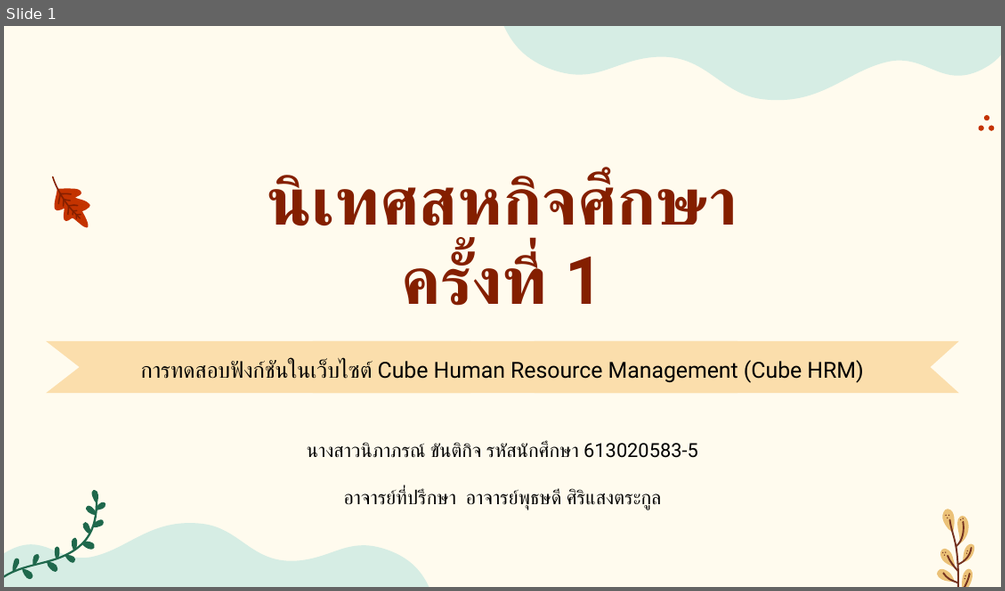
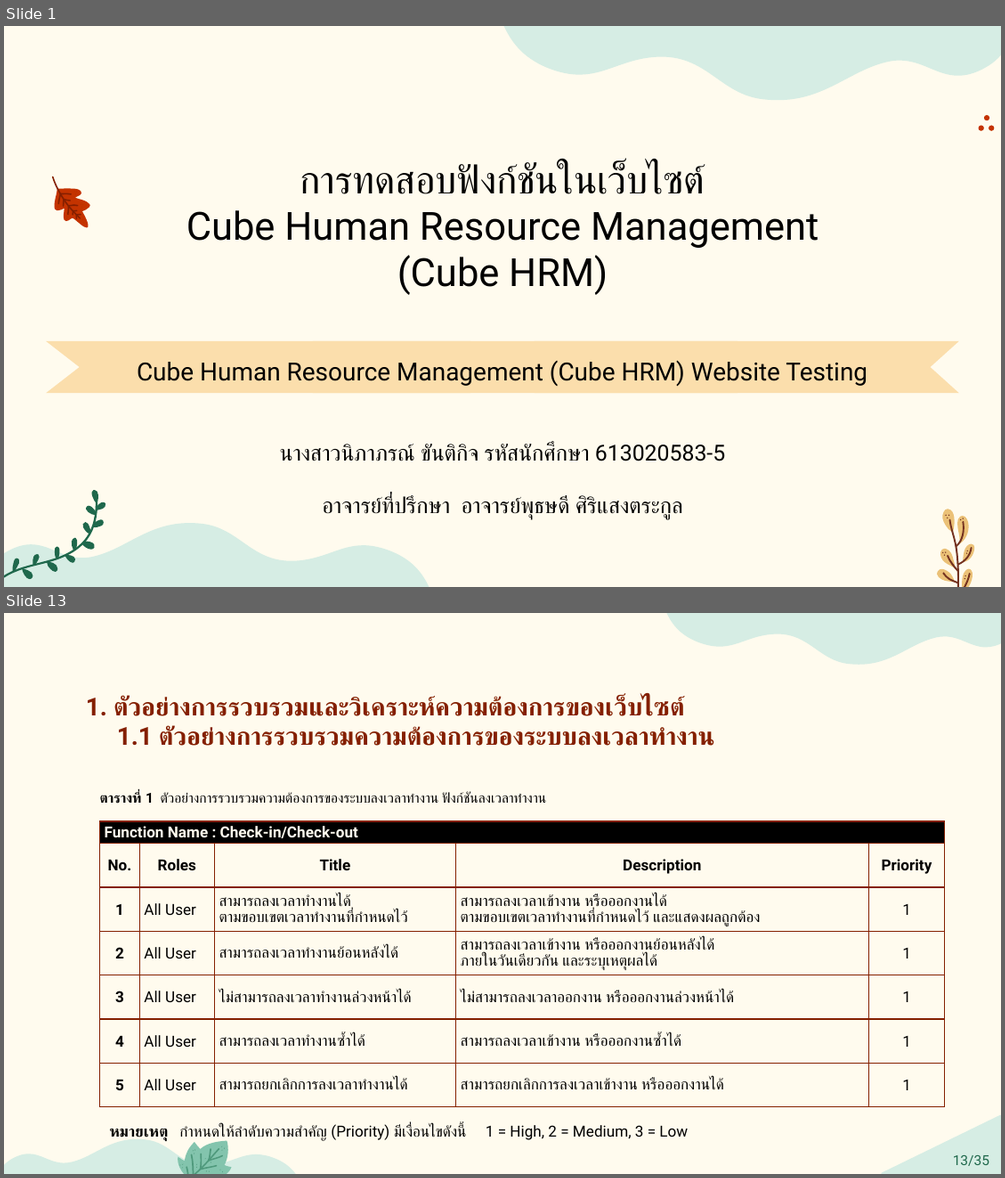
Before and after one commit to kh-nipaphorn/CubeSoftTech_WorkingSpace, a slide deck: Final Present/presentation_Nipaphorn_613020583-5 .pptx. Shown one above the other, each under a label of ours: slide 1 before the commit, slides 1 and 13 after it; the slides between them are not shown. The pictures are 1005x591 and 1005x1178 pixels, drawn with LibreOffice and Linux fonts; fonts in the diff are those of the drawing. Boxes give left, top, right and bottom in pixels: in the first picture for what was removed or moved away, otherwise in the second. Text is boxed around its words. In the diff, an @@ line names an element or a change of style, - is before the commit and + after.

```diff
--- a/Final Present/presentation_Nipaphorn_613020583-5 .pptx
+++ b/Final Present/presentation_Nipaphorn_613020583-5 .pptx
@@ slide 13 added at <box>4,613,1001,1174</box>, background #FFFBEE @@
@@ freeform shape added at <box>665,613,1001,665</box>, fill #D6EDE4 @@
@@ text added at <box>86,696,715,746</box>, 18 pt, text #841F00, bold @@
+1. ตัวอย่างการรวบรวมและวิเคราะห์ความต้องการของเว็บไซต์
+1.1 ตัวอย่างการรวบรวมความต้องการของระบบลงเวลาทำงาน
@@ text added at <box>100,792,546,803</box>, 10 pt, text #000000 @@
+ตารางที่ 1 ตัวอย่างการรวบรวมความต้องการของระบบลงเวลาทำงาน ฟังก์ชันลงเวลาทำงาน
@@ table added at <box>100,821,944,1106</box>, 7 rows, 5 columns @@
+Function Name : Check-in/Check-out |  |  |  | 
+No. | Roles | Title | Description | Priority
+1 | All User | สามารถลงเวลาทำงานได้ / ตามขอบเขตเวลาทำงานที่กำหนดไว้ | สามารถลงเวลาเข้างาน หรือออกงานได้ / ตามขอบเขตเวลาทำงานที่กำหนดไว้ และแสดงผลถูกต้อง | 1
+2 | All User | สามารถลงเวลาทำงานย้อนหลังได้ | สามารถลงเวลาเข้างาน หรือออกงานย้อนหลังได้ / ภายในวันเดียวกัน และระบุเหตุผลได้ | 1
+3 | All User | ไม่สามารถลงเวลาทำงานล่วงหน้าได้ | ไม่สามารถลงเวลาออกงาน หรือออกงานล่วงหน้าได้ | 1
+4 | All User | สามารถลงเวลาทำงานซ้ำได้ | สามารถลงเวลาเข้างาน หรือออกงานซ้ำได้ | 1
+5 | All User | สามารถยกเลิกการลงเวลาทำงานได้ | สามารถยกเลิกการลงเวลาเข้างาน หรือออกงานได้ | 1
@@ triangle added at <box>882,1117,1001,1174</box>, fill #D6EDE4, outline #D6EDE4 2 pt, 10 pt, text #1F684C @@
+13/35
@@ freeform shape added at <box>4,1138,302,1174</box>, fill #D6EDE4 @@
@@ text added at <box>110,1124,688,1142</box>, 11 pt, text #000000 @@
+หมายเหตุ กำหนดให้ลำดับความสำคัญ (Priority) มีเงื่อนไขดังนี้ 1 = High, 2 = Medium, 3 = Low
@@ group added at <box>170,1140,231,1174</box>: 28 freeform shapes @@
@@ slide 1 changed as well @@
@@ title "การทดสอบฟังก์ชันในเว็บไซต์ Cube Human Resource Management ..." at <box>186,163,818,295</box>: vertical alignment bottom to middle @@
@@ title at <box>186,163,818,295</box>: text changed; size 48 to 28 pt; text colour #841F00 to #000000; bold off @@
-นิเทศสหกิจศึกษา
-ครั้งที่ 1
+การทดสอบฟังก์ชันในเว็บไซต์
+Cube Human Resource Management (Cube HRM)
@@ subtitle at <box>137,360,867,386</box>: text changed; size 16 to 18 pt @@
-การทดสอบฟังก์ชันในเว็บไซต์ Cube Human Resource Management (Cube HRM)
+Cube Human Resource Management (Cube HRM) Website Testing
@@ text "นางสาวนิภาภรณ์ ขันติกิจ รหัสนักศึกษา 613020583-5": place and size @@
-text "นางสาวนิภาภรณ์ ขันติกิจ รหัสนักศึกษา 613020583-5" at <box>307,442,698,510</box>
+text "นางสาวนิภาภรณ์ ขันติกิจ รหัสนักศึกษา 613020583-5" at <box>280,443,725,519</box>
@@ text "นางสาวนิภาภรณ์ ขันติกิจ รหัสนักศึกษา 613020583-5" at <box>280,443,725,519</box>: size 14 to 16 pt @@
```
Also in this commit, not shown: 5 other slides changed, 30 other slides added, 7 slides removed, 19 other files.
